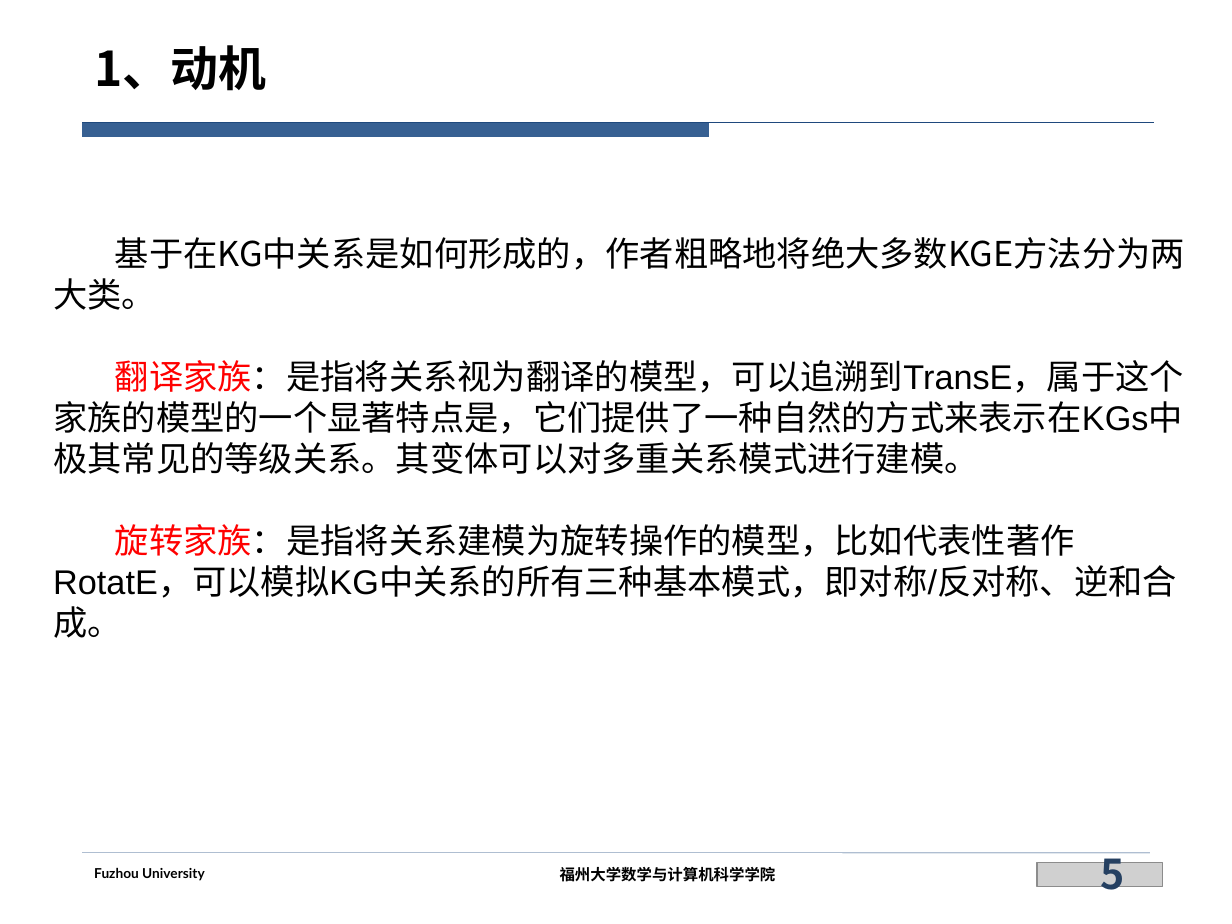
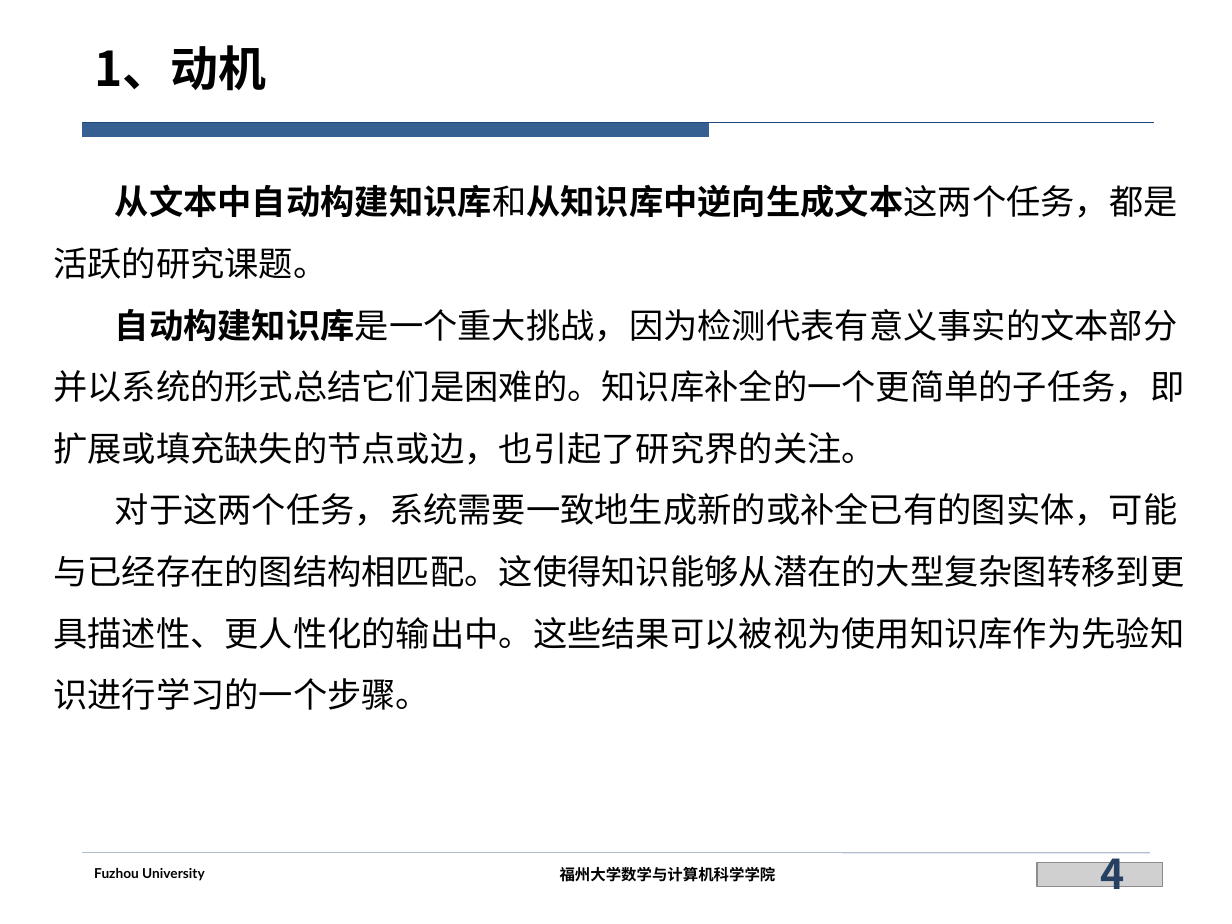
Before and after one commit to siberia0015/Paper-Report, a slide deck: slide 4 of 实验室/DualTKB（未完成）/DualTKB.pptx (slide 5 before the commit). Drawn at 1232x924 pixels with LibreOffice and Linux fonts; fonts in the diff are those of the drawing; grey boxes stand for pictures; background and template pictures are left out. Boxes give left, top, right and bottom in pixels: in the first picture for what was removed or moved away, otherwise in the second. Text is boxed around its words. In the diff, an @@ line names an element or a change of style, - is before the commit and + after.

```diff
--- a/实验室/DualTKB（未完成）/DualTKB.pptx
+++ b/实验室/DualTKB（未完成）/DualTKB.pptx
@@ text at box(53, 184, 1184, 710): text changed @@
-  基于在KG中关系是如何形成的，作者粗略地将绝大多数KGE方法分为两大类。
-  翻译家族：是指将关系视为翻译的模型，可以追溯到TransE，属于这个家族的模型的一个显著特点是，它们提供了一种自然的方式来表示在KGs中极其常见的等级关系。其变体可以对多重关系模式进行建模。
-  旋转家族：是指将关系建模为旋转操作的模型，比如代表性著作RotatE，可以模拟KG中关系的所有三种基本模式，即对称/反对称、逆和合成。
+  从文本中自动构建知识库和从知识库中逆向生成文本这两个任务，都是活跃的研究课题。
+  自动构建知识库是一个重大挑战，因为检测代表有意义事实的文本部分并以系统的形式总结它们是困难的。知识库补全的一个更简单的子任务，即扩展或填充缺失的节点或边，也引起了研究界的关注。
+  对于这两个任务，系统需要一致地生成新的或补全已有的图实体，可能与已经存在的图结构相匹配。这使得知识能够从潜在的大型复杂图转移到更具描述性、更人性化的输出中。这些结果可以被视为使用知识库作为先验知识进行学习的一个步骤。
@@ page number at box(1100, 846, 1124, 899): text changed @@
-5
+4
```
Also in this commit, not shown: 17 other slides changed, 8 slides added, 9 slides removed.
